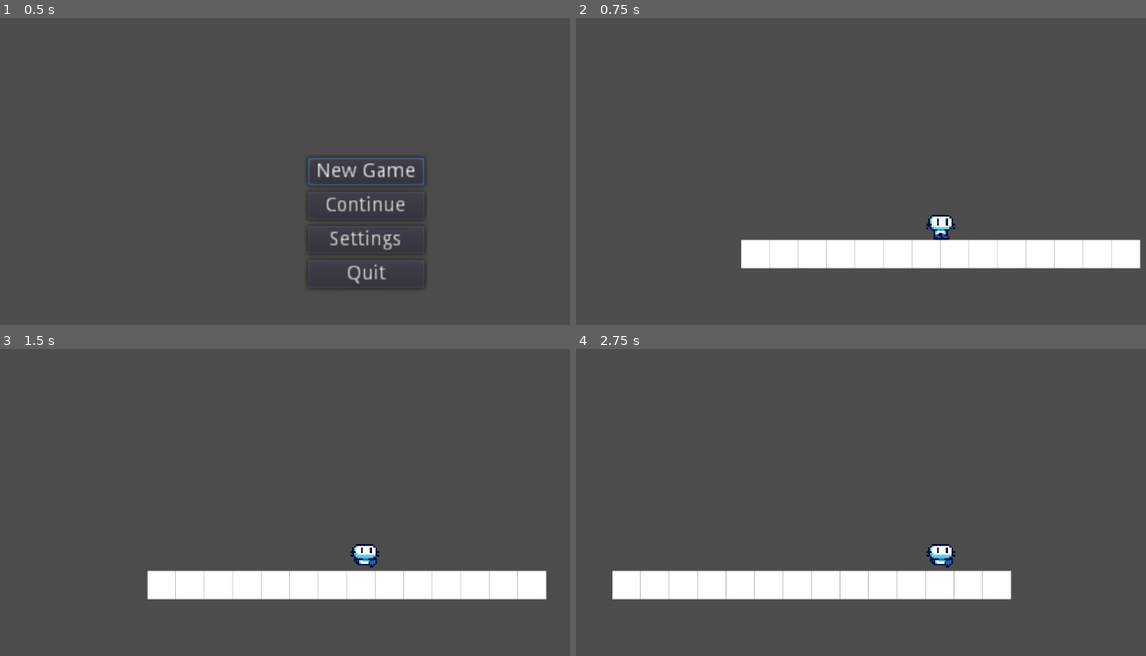
Above: before the commit, frames 1-4 (two rows, left to right).
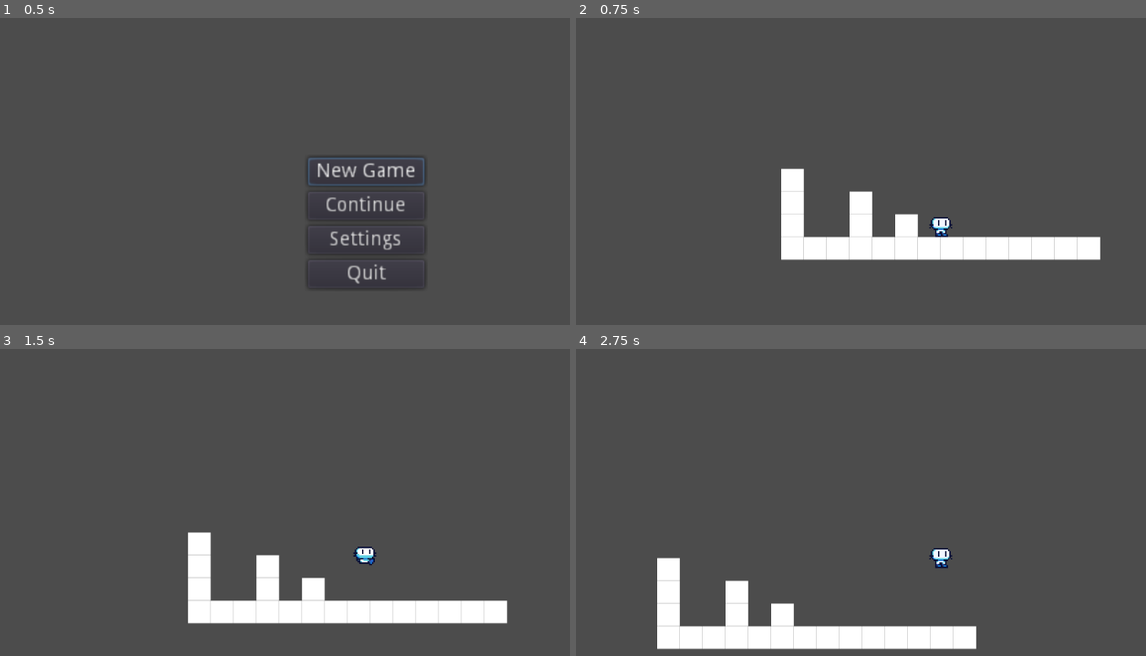
Above: after the commit, the same moments.

Repository: NeboraDev/DokoProjectGodotOLD
Game: Godot game, scene res://Scenes/Menu.tscn
Same seed, same stepped clock (60 frames per second), same inputs: the game is played once before the commit and once after it.
Inputs:
- Up to frame 1 (0.5 s): no input
- Up to frame 2 (0.75 s): click "New Game" at 0.5 s
- Up to frame 3 (1.5 s): tap Enter at 1.25 s; hold Right (ui_right, bound only before the commit) from 1.28 s (still down); tap Z (jump, bound only after the commit) at 1.35 s
- Up to frame 4 (2.75 s): keep holding Right (ui_right, bound only before the commit); tap Z (jump, bound only after the commit) at 1.52, 1.82, 2.1, 2.27, 2.57 s

Frame 1 is identical in both runs. In frame 2, 5.8% of the frame differs, in the area x 28-100%, y 48-82%; in frame 3, 11%; in frame 4, 12%, in the area x 6-77%, y 63-98%.

Commit message:
Gravity, Movement and More
Added working functionality.

Diff:
--- /dev/null
+++ b/Objects/Controller.tscn
@@ -0,0 +1,6 @@
+[gd_scene load_steps=2 format=2]
+
+[ext_resource path="res://Scripts/Controller.gd" type="Script" id=1]
+
+[node name="Controller" type="Node2D"]
+script = ExtResource( 1 )
--- a/Objects/NPCs/Player.tscn
+++ b/Objects/NPCs/Player.tscn
@@ -4,7 +4,7 @@
 [ext_resource path="res://Sprites/NPCs/sprDokoWalkSheet.png" type="Texture" id=2]
 
 [sub_resource type="RectangleShape2D" id=1]
-extents = Vector2( 5, 6.5 )
+extents = Vector2( 6, 6.5 )
 
 [sub_resource type="Animation" id=3]
 resource_name = "Player_Idle"
@@ -54,7 +54,7 @@
 
 [node name="Camera2D" type="Camera2D" parent="."]
 current = true
-zoom = Vector2( 0.4, 0.4 )
+zoom = Vector2( 0.5, 0.5 )
 
 [node name="AnimationPlayer" type="AnimationPlayer" parent="."]
 anims/Player_Idle = SubResource( 3 )
--- a/Scenes/Menu.tscn
+++ b/Scenes/Menu.tscn
@@ -1,10 +1,13 @@
-[gd_scene load_steps=3 format=2]
+[gd_scene load_steps=4 format=2]
 
 [ext_resource path="res://Scripts/MainMenu.gd" type="Script" id=1]
 [ext_resource path="res://Audio/FXs/select.wav" type="AudioStream" id=2]
+[ext_resource path="res://Objects/Controller.tscn" type="PackedScene" id=3]
 
 [node name="Menu" type="Node2D"]
 script = ExtResource( 1 )
+
+[node name="Controller" parent="." instance=ExtResource( 3 )]
 
 [node name="Camera2D" type="Camera2D" parent="."]
 current = true
--- a/Scenes/TestWorld.tscn
+++ b/Scenes/TestWorld.tscn
@@ -1,7 +1,11 @@
-[gd_scene load_steps=4 format=2]
+[gd_scene load_steps=6 format=2]
 
 [ext_resource path="res://Objects/NPCs/Player.tscn" type="PackedScene" id=1]
 [ext_resource path="res://Sprites/Tilesets/DefaultTileset.png" type="Texture" id=2]
+[ext_resource path="res://Objects/Controller.tscn" type="PackedScene" id=3]
+
+[sub_resource type="ConvexPolygonShape2D" id=3]
+points = PoolVector2Array( 0, 0, 16, 0, 16, 16, 0, 16 )
 
 [sub_resource type="TileSet" id=2]
 0/name = "DefaultTileset.png 0"
@@ -14,19 +18,28 @@
 0/navigation_offset = Vector2( 0, 0 )
 0/shape_offset = Vector2( 0, 0 )
 0/shape_transform = Transform2D( 1, 0, 0, 1, 0, 0 )
+0/shape = SubResource( 3 )
 0/shape_one_way = false
-0/shape_one_way_margin = 0.0
-0/shapes = [  ]
+0/shape_one_way_margin = 1.0
+0/shapes = [ {
+"autotile_coord": Vector2( 0, 0 ),
+"one_way": false,
+"one_way_margin": 1.0,
+"shape": SubResource( 3 ),
+"shape_transform": Transform2D( 1, 0, 0, 1, 0, 0 )
+} ]
 0/z_index = 0
 
 [node name="TestWorld" type="Node2D"]
+
+[node name="Controller" parent="." instance=ExtResource( 3 )]
 
 [node name="TileMap" type="TileMap" parent="."]
 tile_set = SubResource( 2 )
 cell_size = Vector2( 16, 16 )
 cell_custom_transform = Transform2D( 1, 0, 0, 1, 0, 0 )
 format = 1
-tile_data = PoolIntArray( 131065, 0, 0, 131066, 0, 0, 131067, 0, 0, 131068, 0, 0, 131069, 0, 0, 131070, 0, 0, 131071, 0, 0, 65536, 0, 0, 65537, 0, 0, 65538, 0, 0, 65539, 0, 0, 65540, 0, 0, 65541, 0, 0, 65542, 0, 0 )
+tile_data = PoolIntArray( -65543, 0, 0, -7, 0, 0, -4, 0, 0, 65529, 0, 0, 65532, 0, 0, 65534, 0, 0, 131065, 0, 0, 131066, 0, 0, 131067, 0, 0, 131068, 0, 0, 131069, 0, 0, 131070, 0, 0, 131071, 0, 0, 65536, 0, 0, 65537, 0, 0, 65538, 0, 0, 65539, 0, 0, 65540, 0, 0, 65541, 0, 0, 65542, 0, 0 )
 
 [node name="Player" parent="." instance=ExtResource( 1 )]
 position = Vector2( 0, 8 )
--- /dev/null
+++ b/Scripts/Controller.gd
@@ -0,0 +1,5 @@
+extends Node2D
+
+func _process(delta):
+	if Input.is_action_just_pressed("fullscreen"):
+		OS.window_fullscreen = !OS.window_fullscreen  # Allows fullscreen
--- a/Scripts/MainMenu.gd
+++ b/Scripts/MainMenu.gd
@@ -7,7 +7,6 @@
 func _ready():
 	settings_menu.visible = false
 	$MenuButtons/NewGameButton.grab_focus()  # Allows keypress
-	fullscreen()
 
 func _on_NewGameButton_pressed():
 	select_audio.play()
@@ -43,8 +42,3 @@
 	settings_menu.visible = false
 	main_menu.visible = true
 	$MenuButtons/NewGameButton.grab_focus()
-
-func fullscreen():
-	if Input.is_action_just_pressed("ui_fullscreen"):
-		print("Hello World!")
-		OS.window_fullscreen = !OS.window_fullscreen
--- a/Scripts/Player.gd
+++ b/Scripts/Player.gd
@@ -1,27 +1,57 @@
 extends KinematicBody2D
 
-var spd = 50;
-var velocity = Vector2.ZERO
-onready var _animator := $AnimationPlayer
+const UP_DIRECTION := Vector2.UP
 
-func input():
-	if Input.is_action_pressed("ui_right"):
-		_animator.play("Player_Walk")
-		velocity.x = spd
-		$Sprite.flip_h = false
-	elif Input.is_action_pressed("ui_left"):
-		_animator.play("Player_Walk")
-		velocity.x = -spd
-		$Sprite.flip_h = true
-	else:
-		_animator.play("Player_Idle")
-		velocity.x = 0
+export var spd := 60.0
+export var velocity := Vector2.ZERO
+export var jump_height := 40.0
+export var jump_time_to_peak := 0.4
+export var jump_time_to_descent := 0.4
 
-	velocity.normalized() * spd
+onready var jump_velocity : float = ((2.0 * jump_height) / jump_time_to_peak) * -1.0
+onready var jump_gravity : float = ((-2.0 * jump_height) / (jump_time_to_peak * jump_time_to_peak)) * -1.0
+onready var fall_gravity : float = ((-2.0 * jump_height) / (jump_time_to_descent * jump_time_to_descent)) * -1.0
 
-func _physics_process(delta):
-	input()
-	move_and_slide(velocity)
+onready var player : Sprite = $Sprite
+onready var animation : AnimationPlayer = $AnimationPlayer
 
-func ready():
-	pass
+func _physics_process(delta : float) -> void:
+	var is_idle := is_on_floor() and is_zero_approx(velocity.x)
+	var is_walking := is_on_floor() and !is_zero_approx(velocity.x)
+	var is_jumping := Input.is_action_just_pressed("jump") and is_on_floor()
+	var is_falling := velocity.y > 0.0 and !is_on_floor()
+
+	var horizontal_direction = (
+		Input.get_action_strength("move_right") -
+		Input.get_action_strength("move_left")
+	)
+
+	if horizontal_direction == 1:
+		player.flip_h = false
+	elif horizontal_direction == -1:
+		player.flip_h = true;
+
+	velocity.x = horizontal_direction * spd  # Movement
+	velocity.y += get_gravity() * delta  # Gravity
+	jump(is_jumping)
+
+	velocity = move_and_slide(velocity, UP_DIRECTION)
+
+	_animation(is_idle, is_walking, is_jumping, is_falling)
+
+func get_gravity():
+	return jump_gravity if velocity.y < 0.0 else fall_gravity
+
+func jump(jumping):
+	if jumping:
+		velocity.y = jump_velocity
+
+func _animation(idle, walk, jump, fall):
+	if idle:
+		animation.play("Player_Idle")
+	elif walk:
+		animation.play("Player_Walk")
+	elif jump:
+		animation.play("Player_Idle")
+	elif fall:
+		animation.play("Player_Idle")
--- a/project.godot
+++ b/project.godot
@@ -16,14 +16,76 @@
 
 [input]
 
+ui_accept={
+"deadzone": 0.5,
+"events": [  ]
+}
+ui_select={
+"deadzone": 0.5,
+"events": [  ]
+}
+ui_cancel={
+"deadzone": 0.5,
+"events": [  ]
+}
+ui_focus_next={
+"deadzone": 0.5,
+"events": [  ]
+}
+ui_focus_prev={
+"deadzone": 0.5,
+"events": [  ]
+}
+ui_left={
+"deadzone": 0.5,
+"events": [  ]
+}
+ui_right={
+"deadzone": 0.5,
+"events": [  ]
+}
+ui_up={
+"deadzone": 0.5,
+"events": [  ]
+}
+ui_down={
+"deadzone": 0.5,
+"events": [  ]
+}
+ui_page_up={
+"deadzone": 0.5,
+"events": [  ]
+}
+ui_page_down={
+"deadzone": 0.5,
+"events": [  ]
+}
+ui_home={
+"deadzone": 0.5,
+"events": [  ]
+}
 ui_end={
 "deadzone": 0.5,
-"events": [ Object(InputEventKey,"resource_local_to_scene":false,"resource_name":"","device":0,"alt":false,"shift":false,"control":false,"meta":false,"command":false,"pressed":false,"scancode":16777230,"physical_scancode":0,"unicode":0,"echo":false,"script":null)
+"events": [  ]
+}
+move_left={
+"deadzone": 0.5,
+"events": [ Object(InputEventKey,"resource_local_to_scene":false,"resource_name":"","device":0,"alt":false,"shift":false,"control":false,"meta":false,"command":false,"pressed":false,"scancode":16777231,"physical_scancode":0,"unicode":0,"echo":false,"script":null)
  ]
 }
-ui_fullscreen={
+move_right={
+"deadzone": 0.5,
+"events": [ Object(InputEventKey,"resource_local_to_scene":false,"resource_name":"","device":0,"alt":false,"shift":false,"control":false,"meta":false,"command":false,"pressed":false,"scancode":16777233,"physical_scancode":0,"unicode":0,"echo":false,"script":null)
+ ]
+}
+fullscreen={
 "deadzone": 0.5,
 "events": [ Object(InputEventKey,"resource_local_to_scene":false,"resource_name":"","device":0,"alt":false,"shift":false,"control":false,"meta":false,"command":false,"pressed":false,"scancode":16777247,"physical_scancode":0,"unicode":0,"echo":false,"script":null)
+ ]
+}
+jump={
+"deadzone": 0.5,
+"events": [ Object(InputEventKey,"resource_local_to_scene":false,"resource_name":"","device":0,"alt":false,"shift":false,"control":false,"meta":false,"command":false,"pressed":false,"scancode":90,"physical_scancode":0,"unicode":0,"echo":false,"script":null)
  ]
 }
 
